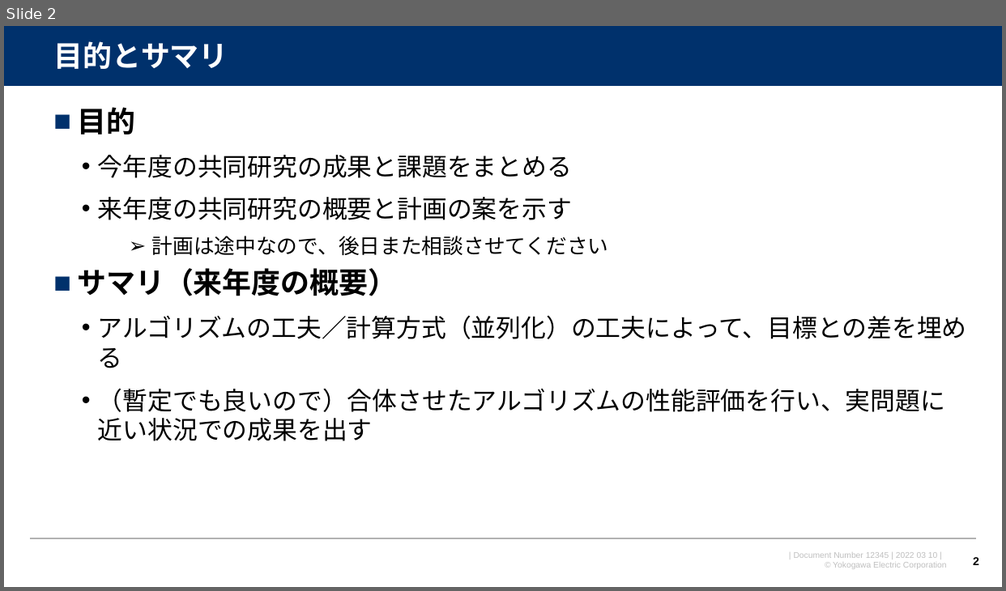
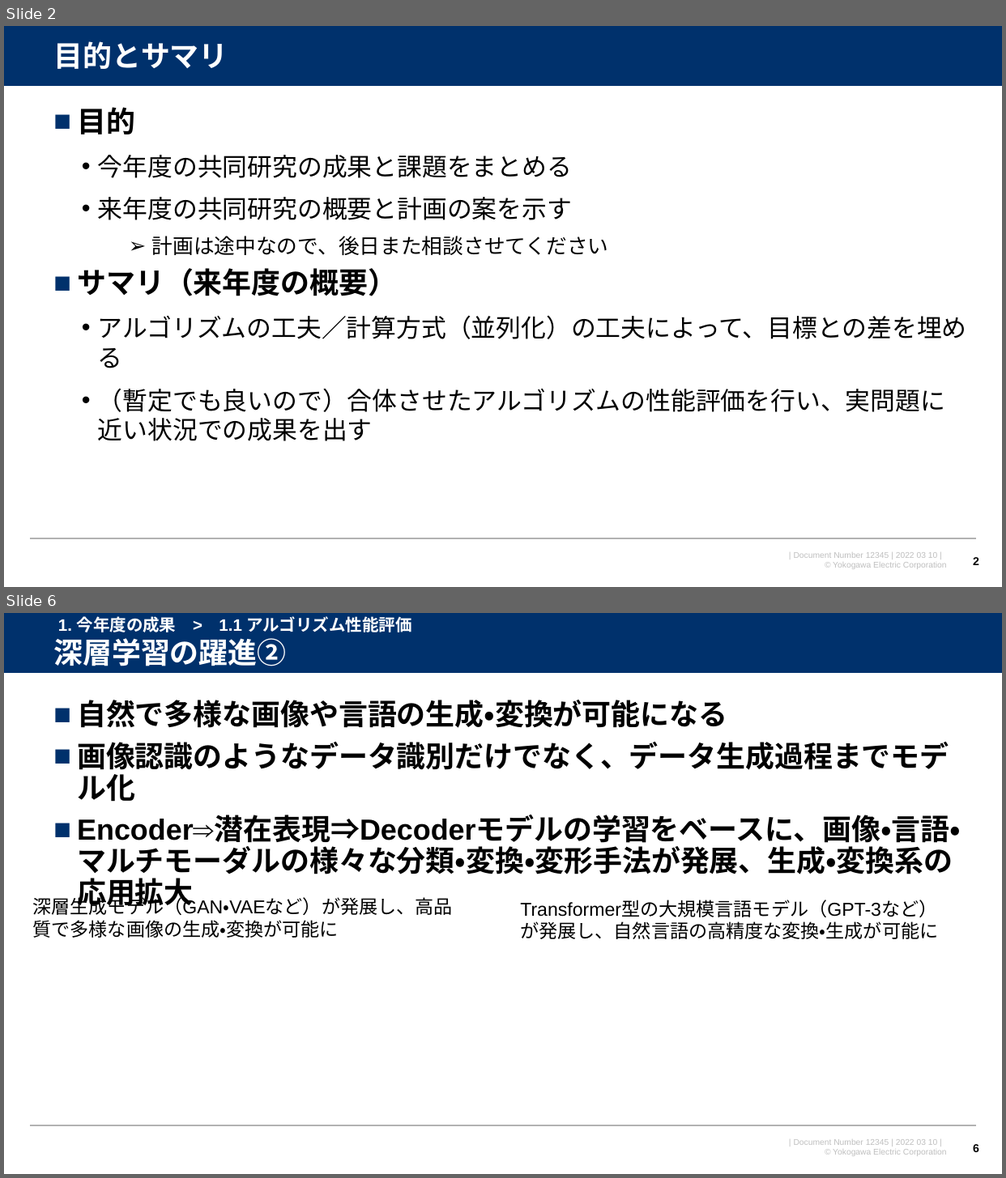
Before and after one commit to watarukumagai-git/opt, a slide deck: MMW/220310_MMW_kumagai_rev.0.pptx. Shown one above the other, each under a label of ours: slide 2 before the commit, slides 2 and 6 after it; the slides between them are not shown. The pictures are 1006x591 and 1006x1178 pixels, drawn with LibreOffice and Linux fonts; fonts in the diff are those of the drawing; background and template pictures are left out. Boxes give left, top, right and bottom in pixels: in the first picture for what was removed or moved away, otherwise in the second. Text is boxed around its words. In the diff, an @@ line names an element or a change of style, - is before the commit and + after.

```diff
--- a/MMW/220310_MMW_kumagai_rev.0.pptx
+++ b/MMW/220310_MMW_kumagai_rev.0.pptx
@@ slide 6 added at bbox=[4, 613, 1002, 1174], background #FFFFFF; not listed: 4 template elements that a slide beside it also shows @@
@@ text added at bbox=[58, 616, 412, 632], 16 pt, text #FFFFFF, bold @@
+1. 今年度の成果 > 1.1 アルゴリズム性能評価
@@ title added at bbox=[53, 638, 286, 666], 28 pt, text #FFFFFF, bold @@
+深層学習の躍進②
@@ text added at bbox=[77, 700, 961, 911], 28 pt, text #000000, bold @@
+■ 自然で多様な画像や言語の生成・変換が可能になる
+■ 画像認識のようなデータ識別だけでなく、データ生成過程までモデル化
+■ Encoder⇒潜在表現⇒Decoderモデルの学習をベースに、画像・言語・マルチモーダルの様々な分類・変換・変形手法が発展、生成・変換系の応用拡大
@@ text added at bbox=[33, 895, 453, 938], 18 pt, text #000000 @@
+深層生成モデル（GAN・VAEなど）が発展し、高品質で多様な画像の生成・変換が可能に
@@ text added at bbox=[520, 901, 938, 939], 18 pt, text #000000 @@
+Transformer型の大規模言語モデル（GPT-3など）が発展し、自然言語の高精度な変換・生成が可能に
@@ page number added at bbox=[973, 1144, 979, 1152], 11 pt, text #000000, bold @@
+6
```
Also in this commit, not shown: 6 slides changed, 9 other slides added, 12 slides removed.
